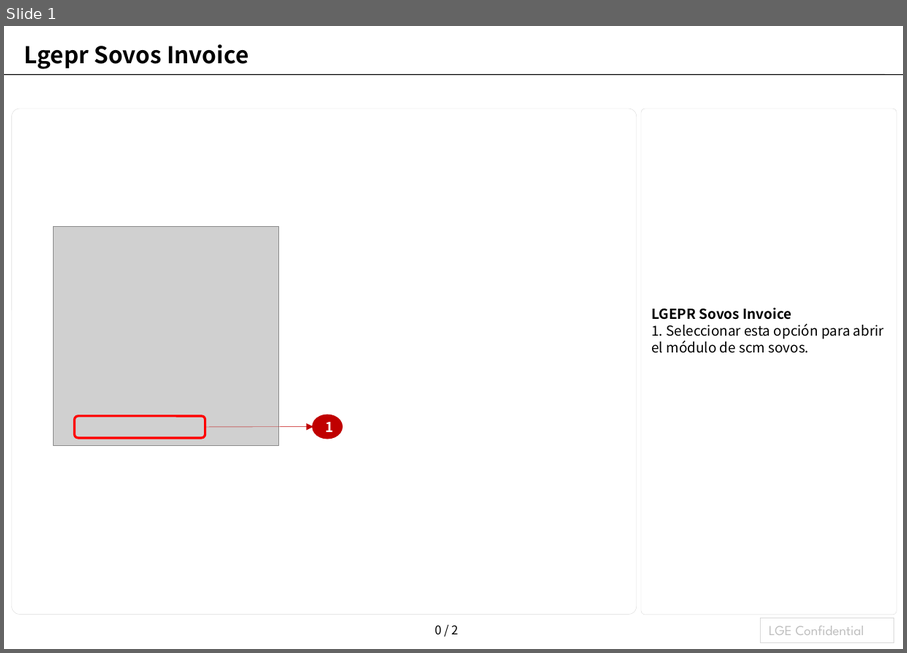
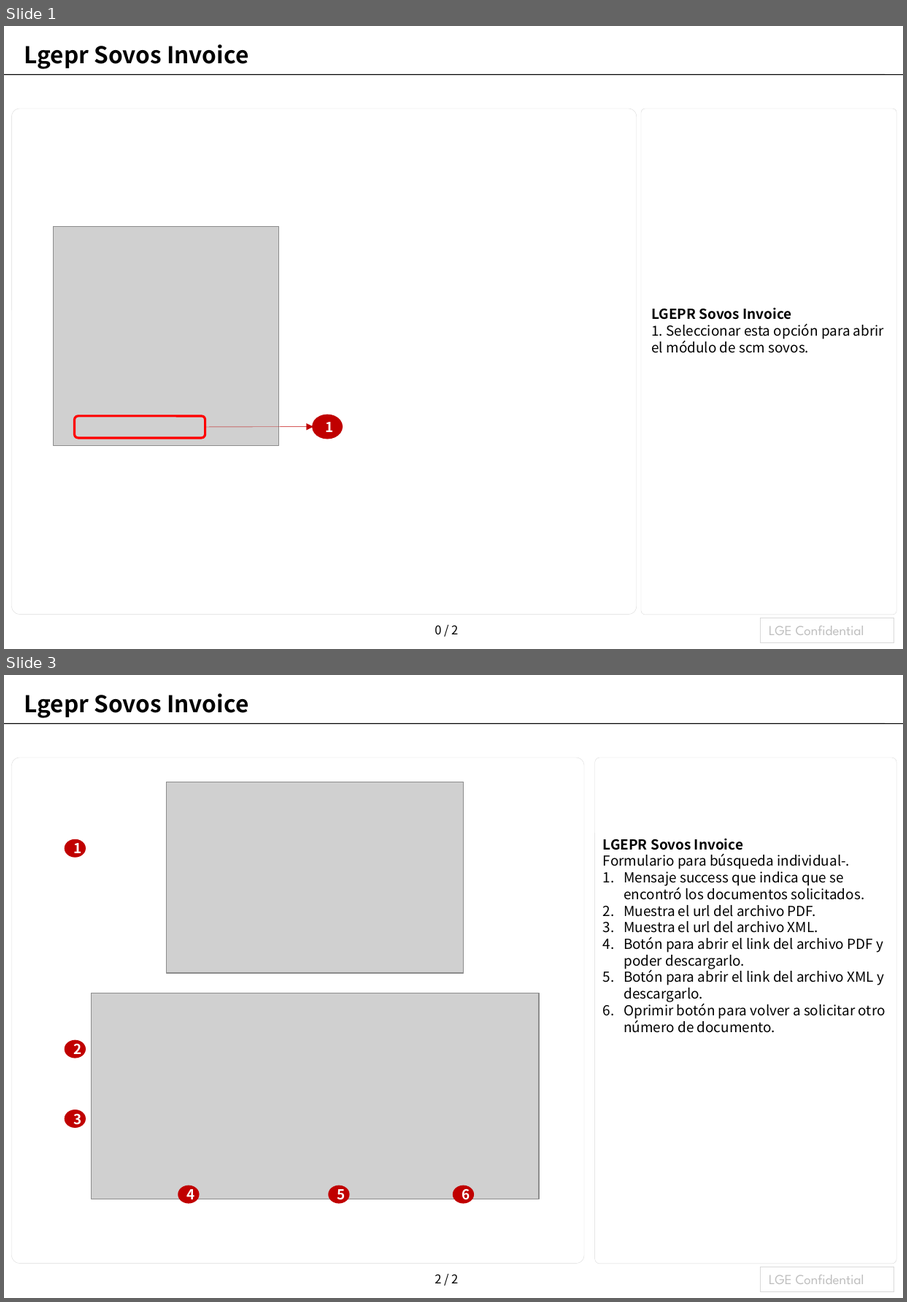
Before and after one commit to laparkaes/lgperu, a slide deck: user_manual/module/lgepr_sovos_invoice/lgepr_sovos_invoice_es.pptx. Shown one above the other, each under a label of ours: slide 1 before the commit, slides 1 and 3 after it; the slides between them are not shown. The pictures are 907x653 and 907x1302 pixels, drawn with LibreOffice and Linux fonts; fonts in the diff are those of the drawing; grey boxes stand for pictures. Boxes give left, top, right and bottom in pixels: in the first picture for what was removed or moved away, otherwise in the second. Text is boxed around its words. In the diff, an @@ line names an element or a change of style, - is before the commit and + after.

```diff
--- a/user_manual/module/lgepr_sovos_invoice/lgepr_sovos_invoice_es.pptx
+++ b/user_manual/module/lgepr_sovos_invoice/lgepr_sovos_invoice_es.pptx
@@ slide 3 added at bbox=[4, 675, 903, 1298], background #FFFFFF; not listed: 3 template elements that a slide beside it also shows @@
@@ title added at bbox=[24, 693, 249, 718], 20 pt, text #000000, bold @@
+Lgepr Sovos Invoice
@@ rounded rectangle added at bbox=[11, 757, 584, 1263], outline #D9D9D9 0.25 pt @@
@@ rounded rectangle added at bbox=[595, 757, 898, 1263], outline #D9D9D9 0.25 pt @@
@@ picture added at bbox=[167, 782, 464, 973] @@
@@ ellipse added at bbox=[65, 840, 84, 856], fill #C00000, outline #C00000 2 pt, 12 pt, text #FFFFFF, bold @@
+1
@@ text added at bbox=[603, 838, 886, 1033], 12 pt, text #000000 @@
+LGEPR Sovos Invoice
+Formulario para búsqueda individual-.
+1. Mensaje success que indica que se encontró los documentos solicitados.
+2. Muestra el url del archivo PDF.
+3. Muestra el url del archivo XML.
+4. Botón para abrir el link del archivo PDF y poder descargarlo.
+5. Botón para abrir el link del archivo XML y descargarlo.
+6. Oprimir botón para volver a solicitar otro número de documento.
@@ picture added at bbox=[91, 993, 540, 1199] @@
@@ ellipse added at bbox=[65, 1041, 84, 1057], fill #C00000, outline #C00000 2 pt, 12 pt, text #FFFFFF, bold @@
+2
@@ ellipse added at bbox=[65, 1111, 84, 1127], fill #C00000, outline #C00000 2 pt, 12 pt, text #FFFFFF, bold @@
+3
@@ ellipse added at bbox=[179, 1187, 198, 1202], fill #C00000, outline #C00000 2 pt, 12 pt, text #FFFFFF, bold @@
+4
@@ ellipse added at bbox=[330, 1187, 349, 1202], fill #C00000, outline #C00000 2 pt, 12 pt, text #FFFFFF, bold @@
+5
@@ ellipse added at bbox=[454, 1187, 473, 1202], fill #C00000, outline #C00000 2 pt, 12 pt, text #FFFFFF, bold @@
+6
```
Also in this commit, not shown: 1 slide changed, 2 other slides added, 1 slide removed, 3 other files.
